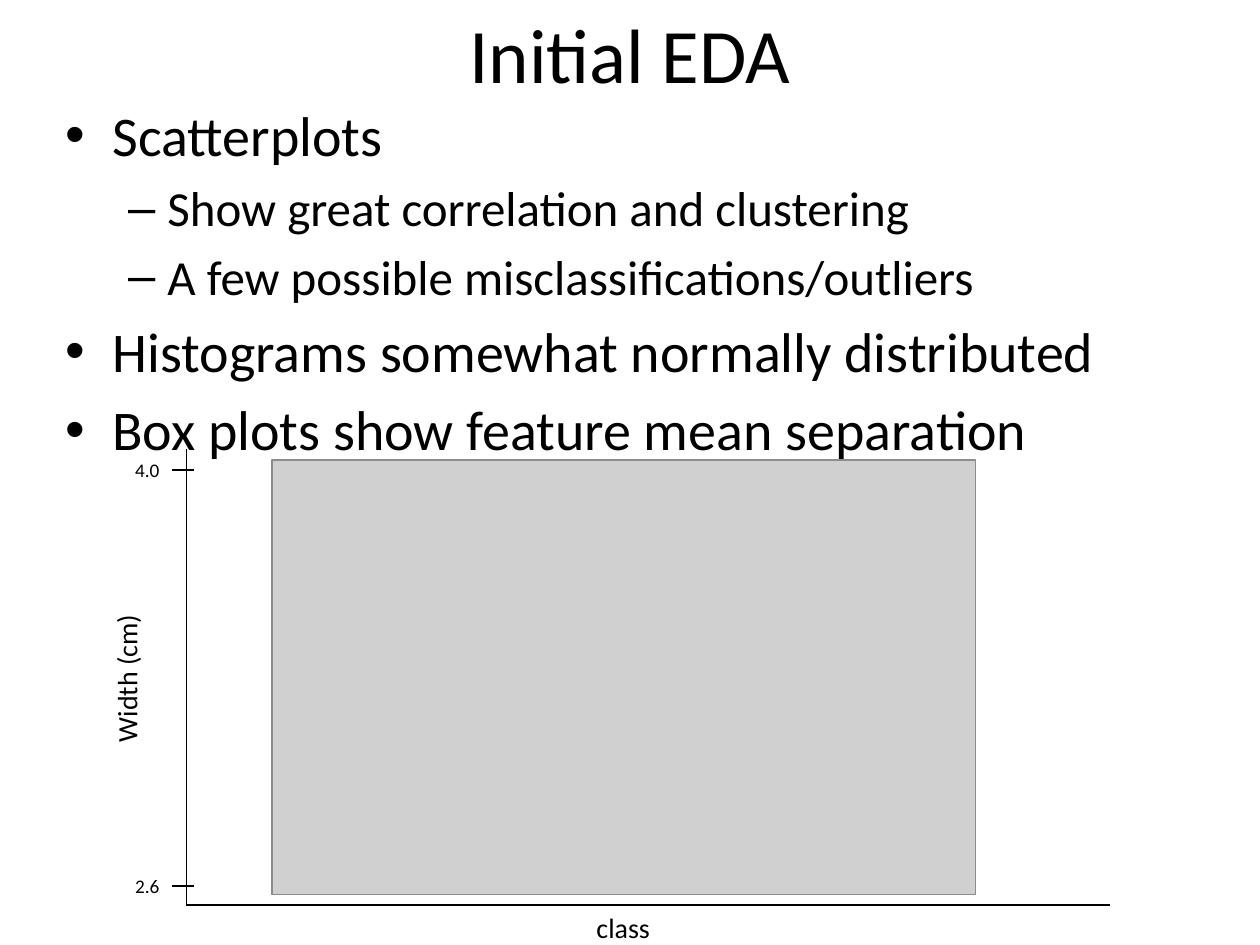
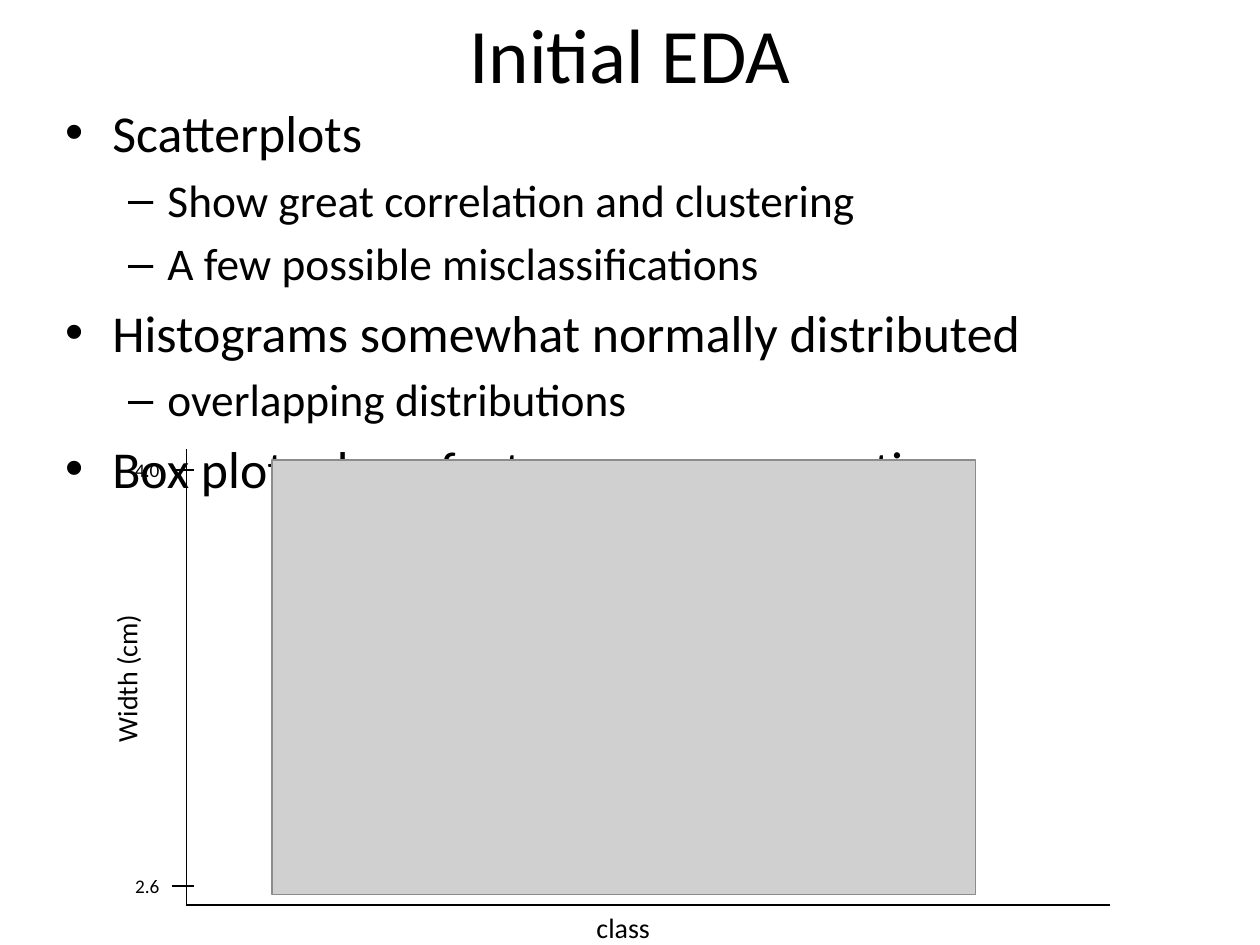
Before and after one commit to nanodoc2020/Springboard, a slide deck: slide 3 of Capstone-Project1/Documents/Data_Story_slides.pptx (slide 4 before the commit). Drawn at 1260x945 pixels with LibreOffice and Linux fonts; fonts in the diff are those of the drawing; grey boxes stand for pictures. Boxes give left, top, right and bottom in pixels: in the first picture for what was removed or moved away, otherwise in the second. Text is boxed around its words. In the diff, an @@ line names an element or a change of style, - is before the commit and + after.

Commit message:
ppt_complete

```diff
--- a/Capstone-Project1/Documents/Data_Story_slides.pptx
+++ b/Capstone-Project1/Documents/Data_Story_slides.pptx
@@ text at (112,116,1020,500): size 32 to 29.6 pt in "Scatterplots", "Histograms somewhat normally distributed", "Box plots show feature mean separation"; size 28 to 25.9 pt in "Show great correlation and clustering" @@
@@ text at (167,248,758,288): text changed; size 28 to 25.9 pt @@
-  – A few possible misclassifications/outliers
+  – A few possible misclassifications
@@ text at (167,384,626,424): paragraph added @@
+  – overlapping distributions
```
Also in this commit, not shown: 3 other slides changed, 10 slides added, 1 slide removed, 4 other files.
